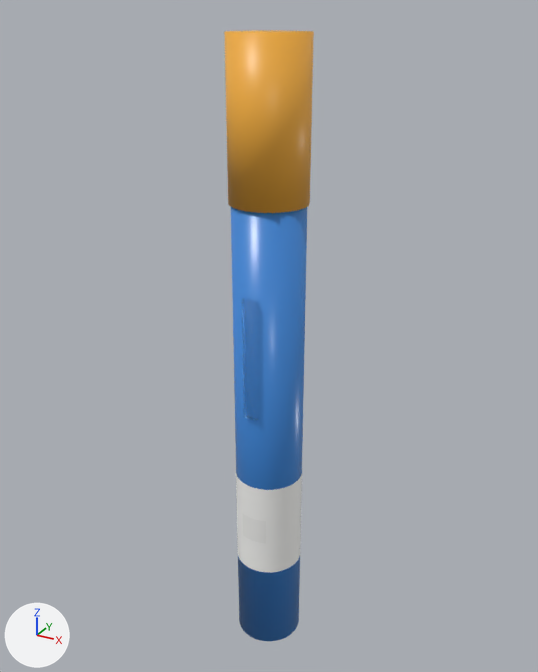
The glTF model public/models/pen.glb: old version first, new version second.
Before and after are seen from a 50 mm lens placed at (0.0785, -0.1427, 0.1593), pointed at (-0.0022, 0.004, 0.0859). Arrows for +X, +Y and +Z are at lower left; the lights stay in place. The picture after the commit comes second. Where no turn or scale is listed for an object, it has been applied to the vertices.

Names of what the first picture shows: 'pen_cap', 'pen_label', 'pen_shell', 'pen_window' and 1 more.
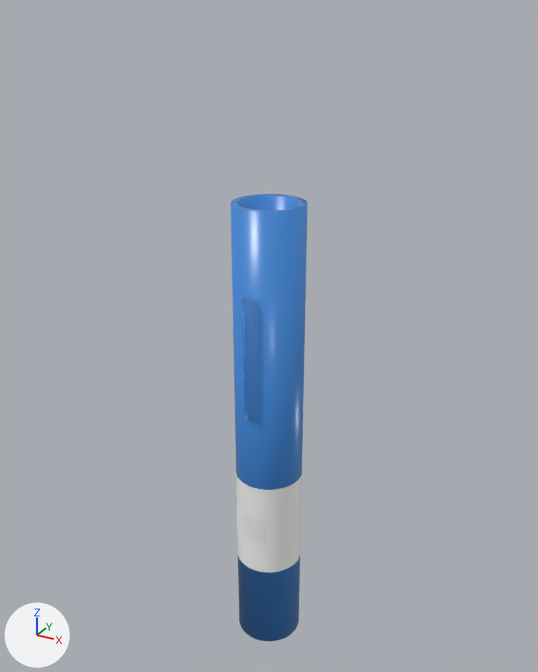
Pixel boxes (x1, y1, x2, y2) of what changed, in the pictures (538 x 672 px):
'pen_cap', deleted (orange)
    before: (224, 30, 314, 213)

The change in detail:
Object 'pen_cap' (ob_pen_cap) is deleted.
